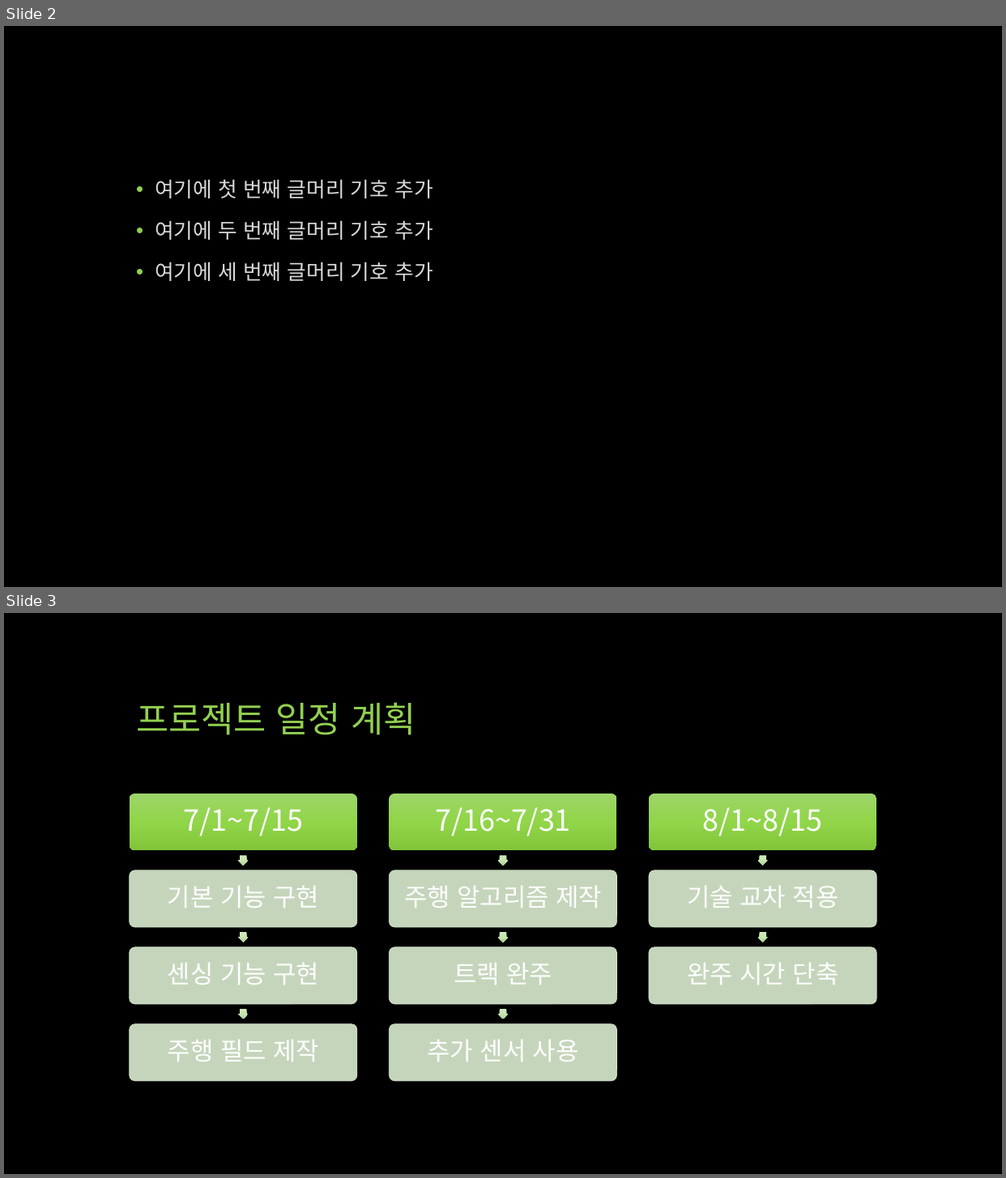
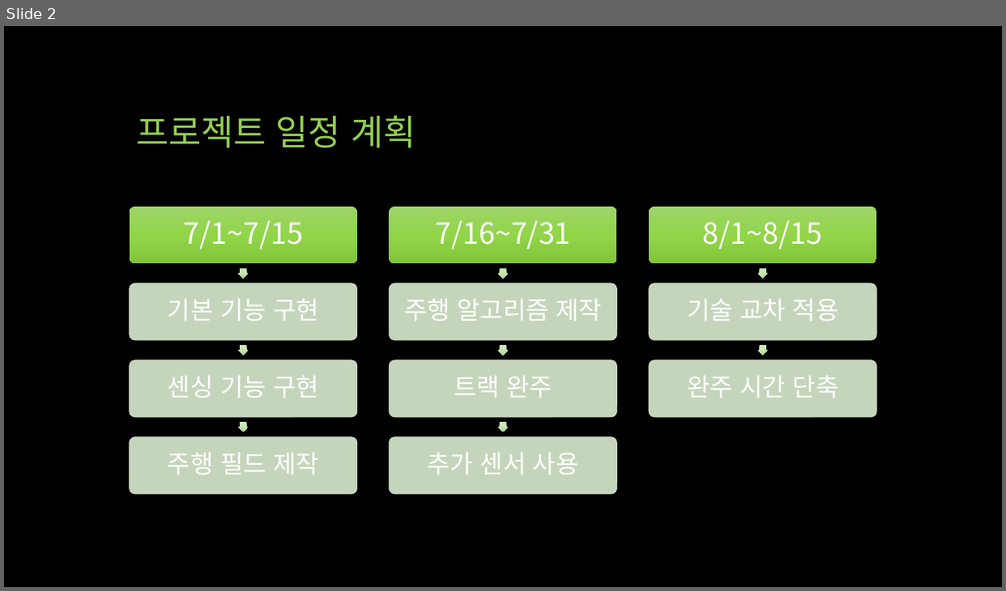
Before and after one commit to Sihan-Son/AutoPilotCar_arduino, a slide deck: docu/ppt/2017_08_06/자율 주행 자동차 프로젝트.pptx. Shown one above the other, each under a label of ours: slides 2 and 3 before the commit, slide 2 after it. The pictures are 1006x1178 and 1006x591 pixels, drawn with LibreOffice and Linux fonts; fonts in the diff are those of the drawing. Boxes give left, top, right and bottom in pixels: in the first picture for what was removed or moved away, otherwise in the second. Text is boxed around its words. In the diff, an @@ line names an element or a change of style, - is before the commit and + after.

```diff
--- a/docu/ppt/2017_08_06/자율 주행 자동차 프로젝트.pptx
+++ b/docu/ppt/2017_08_06/자율 주행 자동차 프로젝트.pptx
@@ slide 2 removed at bbox=[4, 26, 1002, 587], background #000000 @@
@@ text removed at bbox=[155, 179, 432, 281] @@
-• 여기에 첫 번째 글머리 기호 추가
-• 여기에 두 번째 글머리 기호 추가
-• 여기에 세 번째 글머리 기호 추가
@@ what was slide 3 is now slide 2 @@
```
Also in this commit, not shown: 2 slides changed, 6 slides added, 7 other slides removed.
